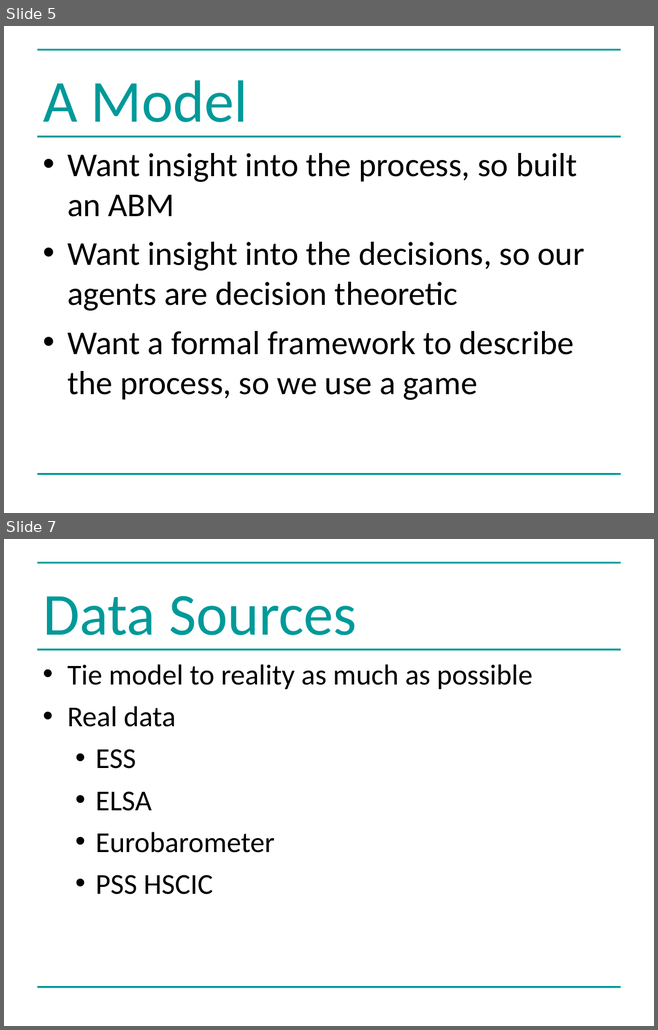
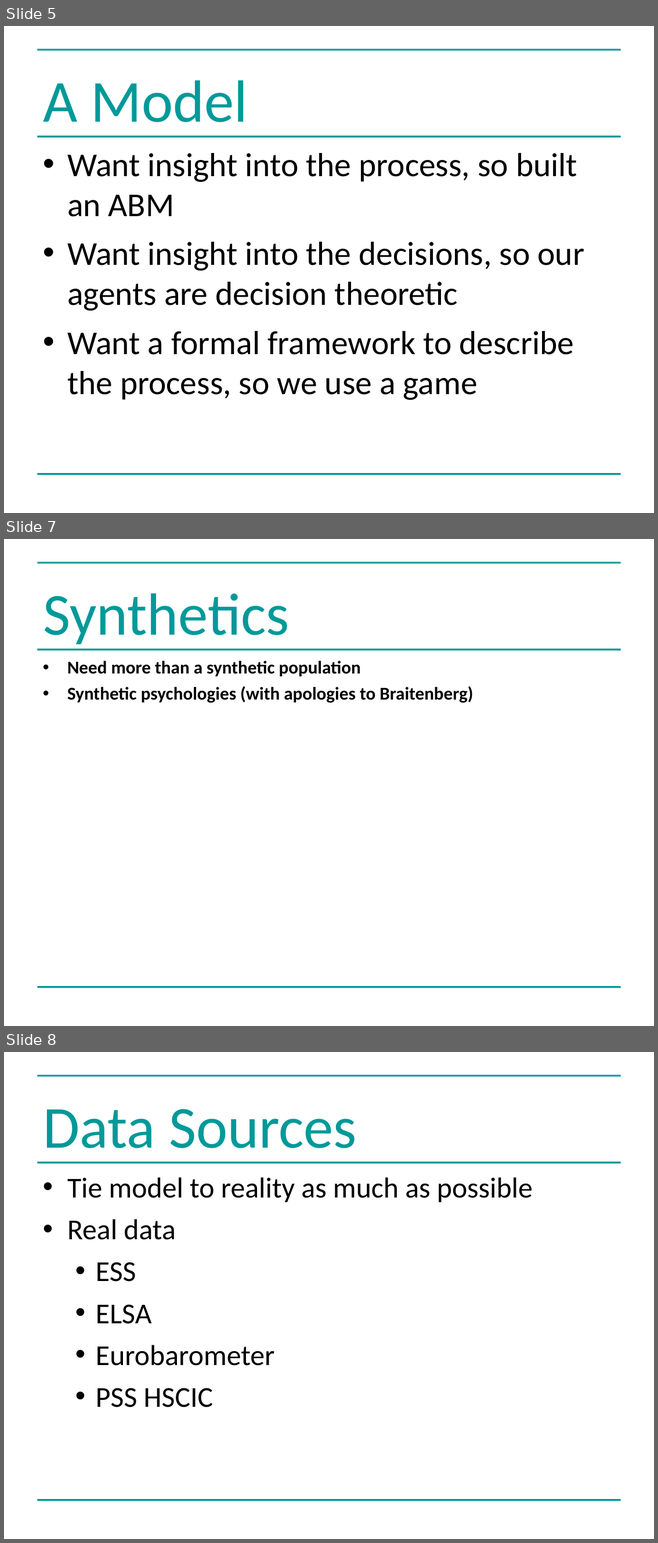
Before and after one commit to greenape/bsps2015, a slide deck: presentation/risky_aging_bsps.ppt. Shown one above the other, each under a label of ours: slides 5 and 7 before the commit, slides 5, 7 and 8 after it; the slides between them are not shown. The pictures are 658x1030 and 658x1543 pixels, drawn with LibreOffice and Linux fonts; fonts in the diff are those of the drawing. Boxes give left, top, right and bottom in pixels: in the first picture for what was removed or moved away, otherwise in the second. Text is boxed around its words. In the diff, an @@ line names an element or a change of style, - is before the commit and + after.

Commit message:
Synthetic psychologies

```diff
--- a/presentation/risky_aging_bsps.ppt
+++ b/presentation/risky_aging_bsps.ppt
@@ slide 7 added at (x1=4, y1=539, x2=654, y2=1026), background #FFFFFF; not listed: 3 template elements that a slide beside it also shows @@
@@ title added at (x1=43, y1=593, x2=289, y2=645), 66 pt, text #009999 @@
+Synthetics
@@ text added at (x1=67, y1=661, x2=473, y2=703), 20 pt, text #000000, bold @@
+• Need more than a synthetic population
+• Synthetic psychologies (with apologies to Braitenberg)
@@ what was slide 7 is now slide 8 @@
```
Also in this commit, not shown: 1 slide changed.
